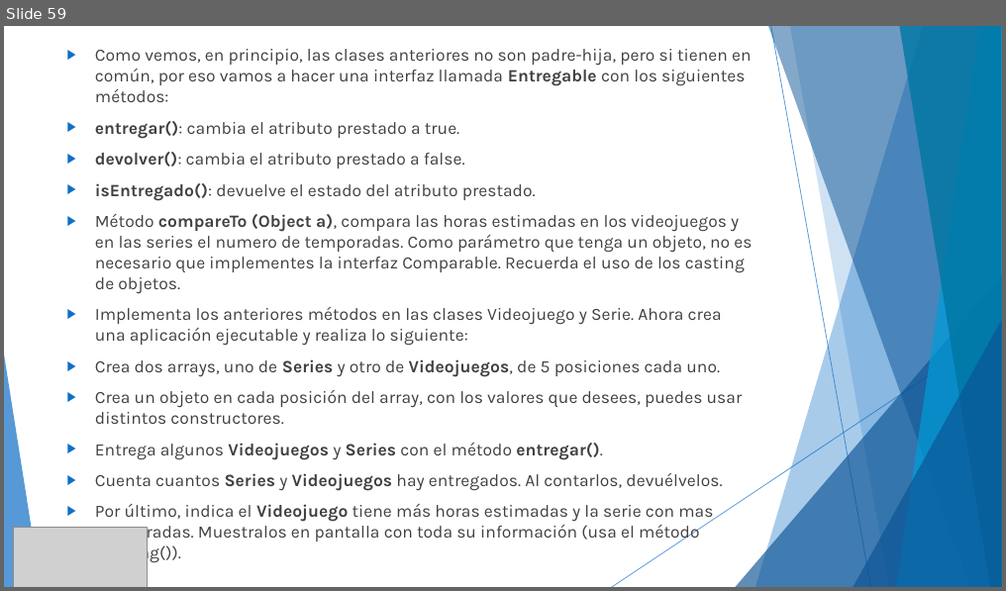
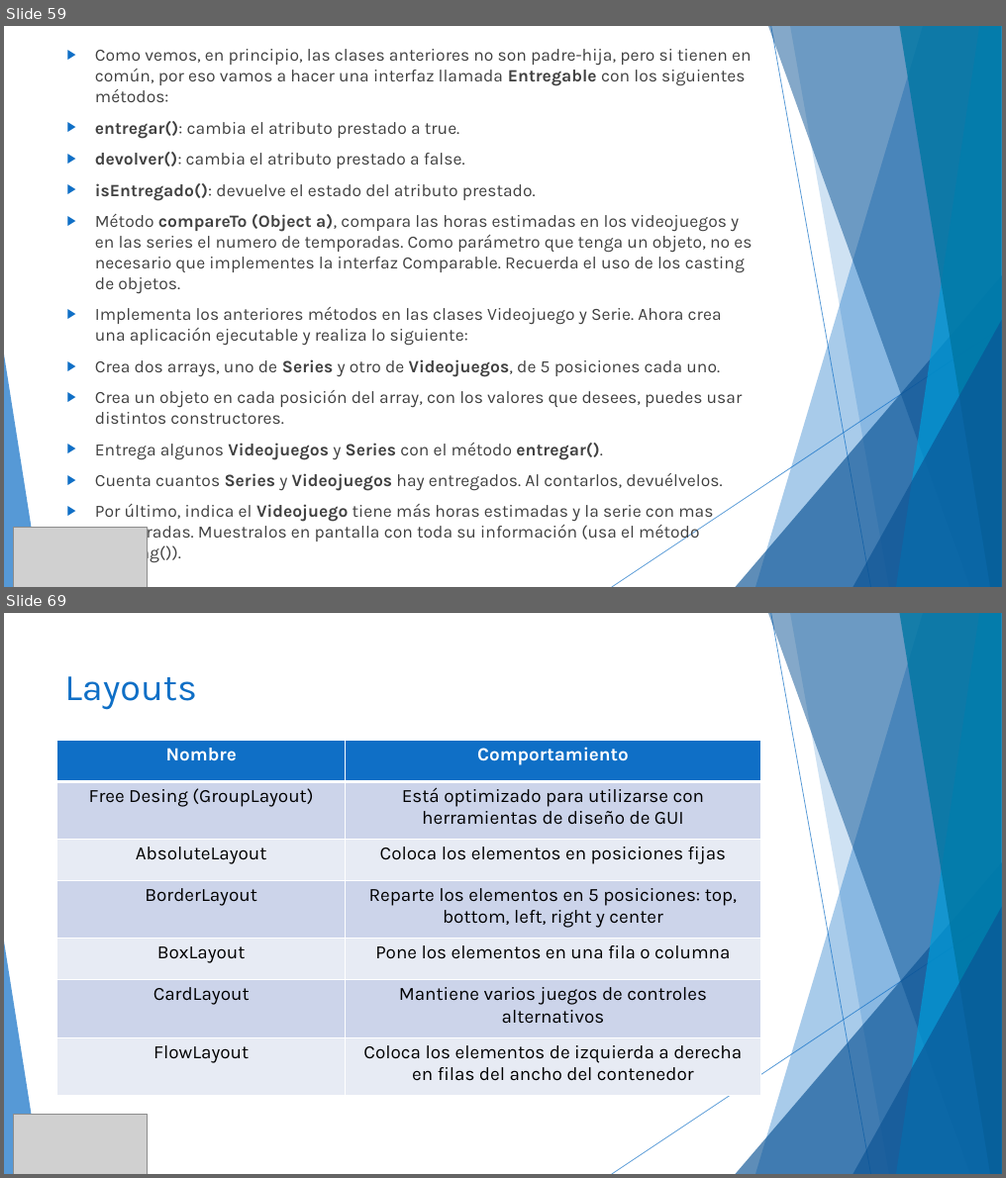
Before and after one commit to MChuil/Java, a slide deck: JAVA.pptx. Shown one above the other, each under a label of ours: slide 59 before the commit, slides 59 and 69 after it; the slides between them are not shown. The pictures are 1006x591 and 1006x1178 pixels, drawn with LibreOffice and Linux fonts; fonts in the diff are those of the drawing; grey boxes stand for pictures. Boxes give left, top, right and bottom in pixels: in the first picture for what was removed or moved away, otherwise in the second. Text is boxed around its words. In the diff, an @@ line names an element or a change of style, - is before the commit and + after.

```diff
--- a/JAVA.pptx
+++ b/JAVA.pptx
@@ slide 69 added at (4, 613, 1002, 1174), background #FFFFFF; not listed: 10 template elements that a slide beside it also shows @@
@@ title added at (64, 676, 197, 710), 36 pt, text #0F6FC6 @@
+Layouts
@@ table added at (57, 741, 761, 1096), 7 rows, 2 columns @@
+Nombre | Comportamiento
+Free Desing (GroupLayout) | Está optimizado para utilizarse con herramientas de diseño de GUI
+AbsoluteLayout | Coloca los elementos en posiciones fijas
+BorderLayout | Reparte los elementos en 5 posiciones: top, bottom, left, right y center
+BoxLayout | Pone los elementos en una fila o columna
+CardLayout | Mantiene varios juegos de controles alternativos
+FlowLayout | Coloca los elementos de izquierda a derecha en filas del ancho del contenedor
@@ picture added at (14, 1115, 147, 1174) @@
```
Also in this commit, not shown: 2 slides changed, 11 other slides added, 1 slide removed, 22 other files.
